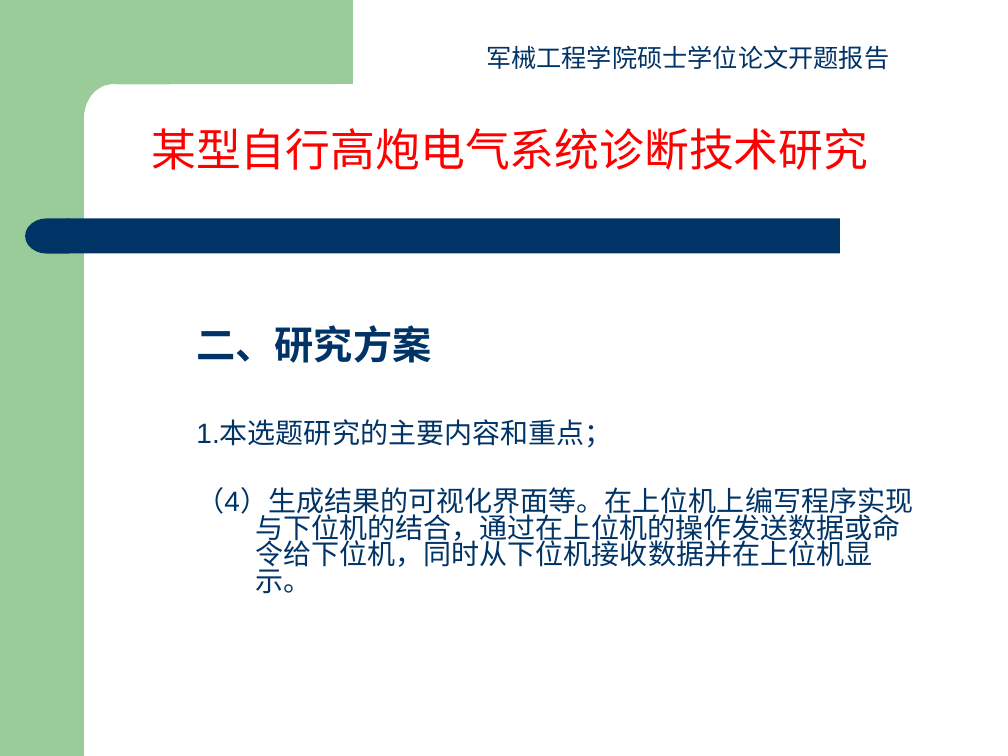
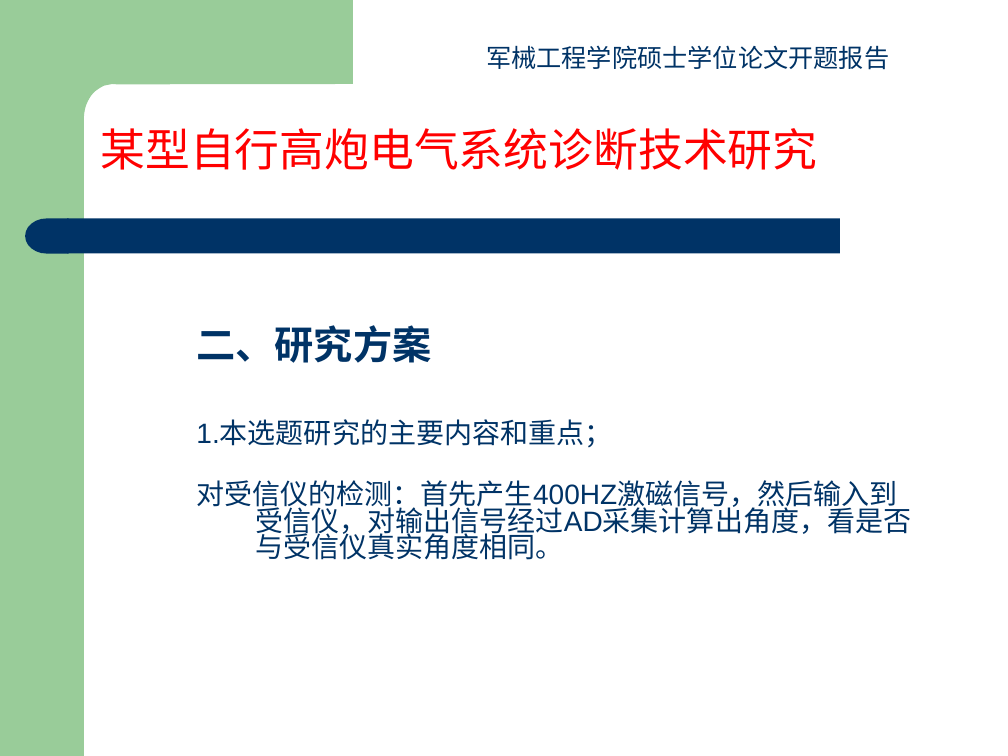
Before and after one commit to yangfan16860/Paper, a slide deck: slide 10 of 开题报告杨帆.ppt (slide 8 before the commit). Drawn at 1008x756 pixels with LibreOffice and Linux fonts; fonts in the diff are those of the drawing. Boxes give left, top, right and bottom in pixels: in the first picture for what was removed or moved away, otherwise in the second. Text is boxed around its words. In the diff, an @@ line names an element or a change of style, - is before the commit and + after.

```diff
--- a/开题报告杨帆.ppt
+++ b/开题报告杨帆.ppt
@@ text "某型自行高炮电气系统诊断技术研究" moved from (x1=151, y1=128, x2=868, y2=170) to (x1=100, y1=128, x2=817, y2=170) @@
@@ text at (x1=196, y1=480, x2=911, y2=560): text changed @@
-（4）生成结果的可视化界面等。在上位机上编写程序实现与下位机的结合，通过在上位机的操作发送数据或命令给下位机，同时从下位机接收数据并在上位机显示。
+对受信仪的检测：首先产生400HZ激磁信号，然后输入到受信仪，对输出信号经过AD采集计算出角度，看是否与受信仪真实角度相同。
```
Also in this commit, not shown: 9 other slides changed, 5 slides added, 2 slides removed, 4 other files.
